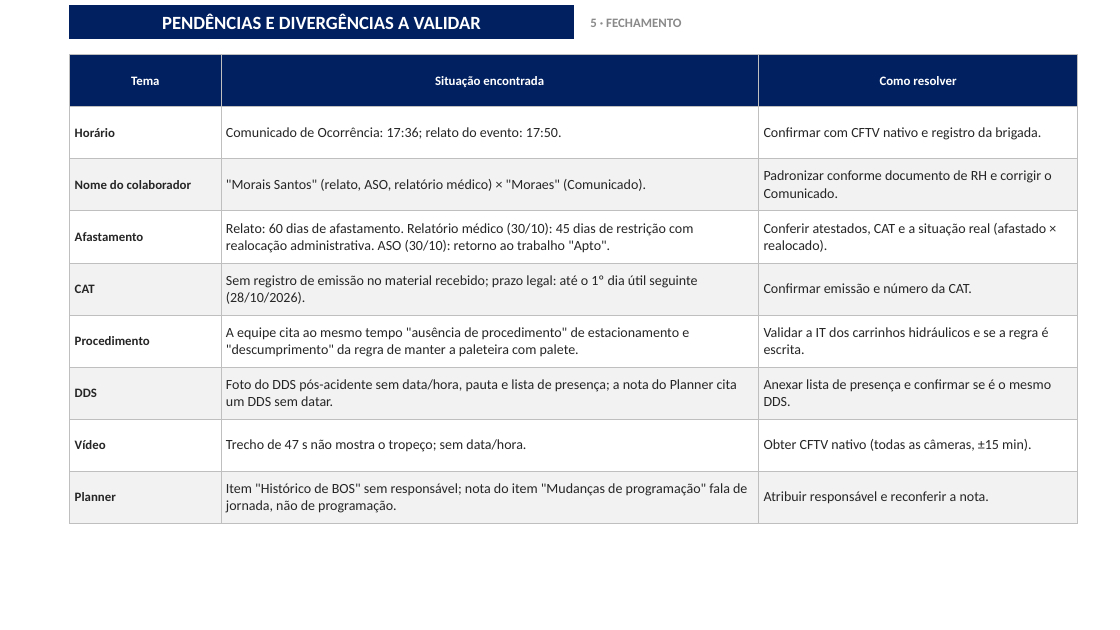
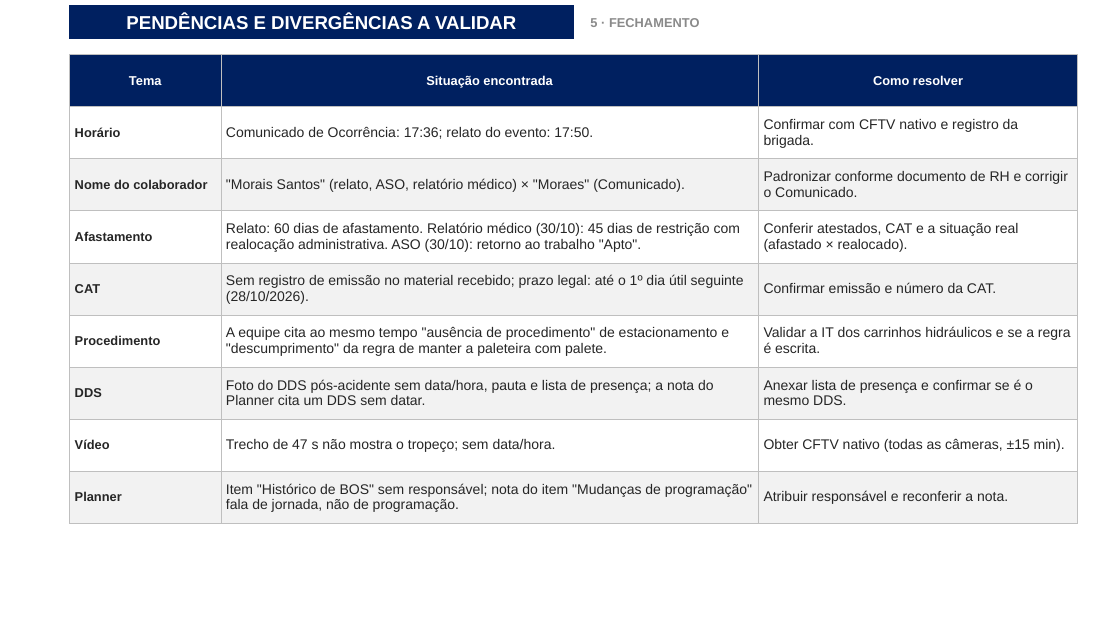
Before and after one commit to luantavarez9/hospital-seguro, a slide deck: slide 23 of entrega_acidente_GRU1/Apresentacao_Ocorrencia_Acidente_GRU_I.pptx. Drawn at 1120x630 pixels with LibreOffice and Linux fonts; fonts in the diff are those of the drawing; background and template pictures are left out. Boxes give left, top, right and bottom in pixels: in the first picture for what was removed or moved away, otherwise in the second. Text is boxed around its words. In the diff, an @@ line names an element or a change of style, - is before the commit and + after.

```diff
--- a/entrega_acidente_GRU1/Apresentacao_Ocorrencia_Acidente_GRU_I.pptx
+++ b/entrega_acidente_GRU1/Apresentacao_Ocorrencia_Acidente_GRU_I.pptx
@@ rectangle "PENDÊNCIAS E DIVERGÊNCIAS A VALIDAR" at [70,6,574,39]: font Calibri to Arial @@
@@ text "5 · FECHAMENTO" at [590,18,699,27]: font Calibri to Arial @@
@@ table at [70,55,1078,523] @@
@@ font Calibri to Arial @@
```
Also in this commit, not shown: 23 other slides changed, 31 other files.
